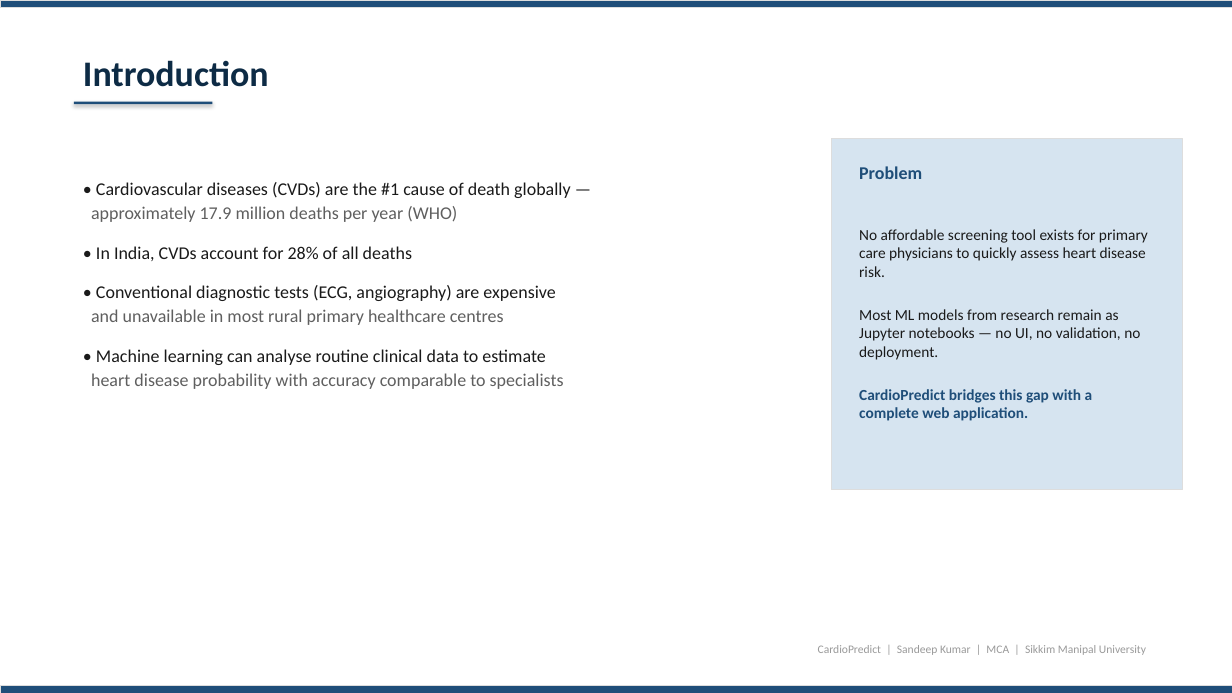
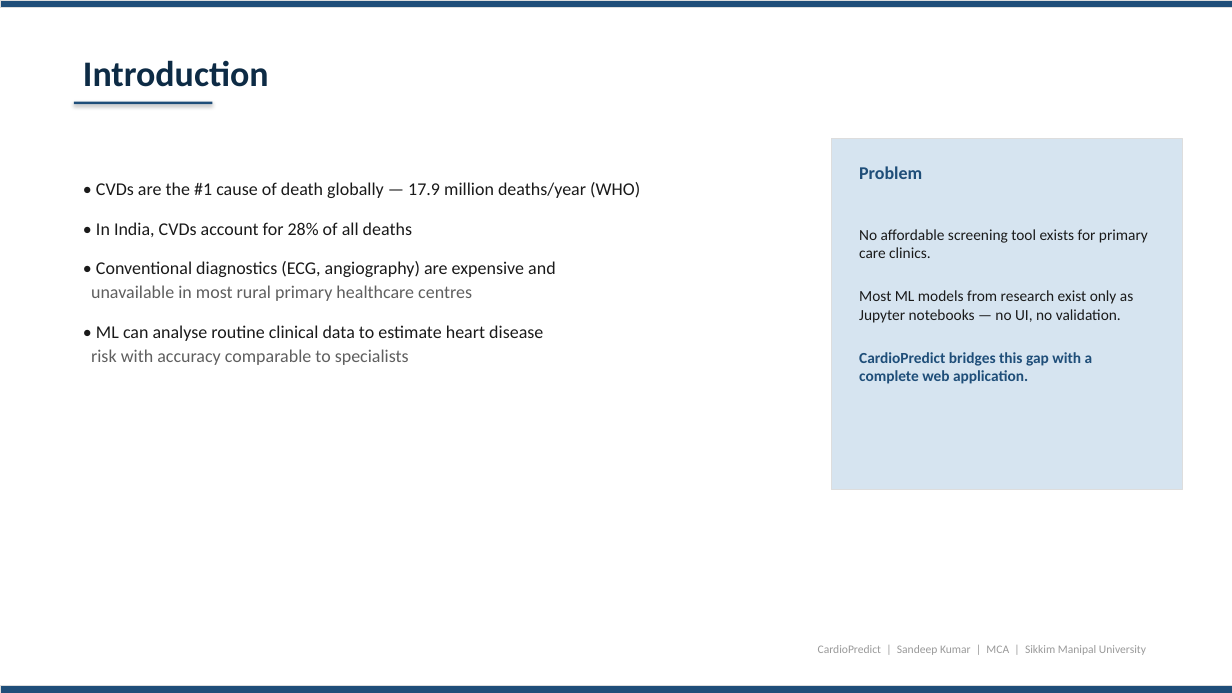
Before and after one commit to sandeeep-kr/HeartDiseaseProject, a slide deck: slide 3 of CardioPredict_Presentation.pptx. Drawn at 1232x693 pixels with LibreOffice and Linux fonts; fonts in the diff are those of the drawing. Boxes give left, top, right and bottom in pixels: in the first picture for what was removed or moved away, otherwise in the second. Text is boxed around its words. In the diff, an @@ line names an element or a change of style, - is before the commit and + after.

```diff
--- a/CardioPredict_Presentation.pptx
+++ b/CardioPredict_Presentation.pptx
@@ text at [96, 182, 640, 198]: text changed @@
-• Cardiovascular diseases (CVDs) are the #1 cause of death globally —
-approximately 17.9 million deaths per year (WHO)
+• CVDs are the #1 cause of death globally — 17.9 million deaths/year (WHO)
@@ text at [859, 229, 1148, 323]: text changed @@
-No affordable screening tool exists for primary care physicians to quickly assess heart disease risk.
-Most ML models from research remain as Jupyter notebooks — no UI, no validation, no deployment.
+No affordable screening tool exists for primary care clinics.
+Most ML models from research exist only as Jupyter notebooks — no UI, no validation.
@@ text at [91, 261, 556, 365]: text changed @@
-• Conventional diagnostic tests (ECG, angiography) are expensive
-and unavailable in most rural primary healthcare centres
-• Machine learning can analyse routine clinical data to estimate
-heart disease probability with accuracy comparable to specialists
+• Conventional diagnostics (ECG, angiography) are expensive and
+unavailable in most rural primary healthcare centres
+• ML can analyse routine clinical data to estimate heart disease
+risk with accuracy comparable to specialists
```
Also in this commit, not shown: 10 other slides changed, 1 other file.
